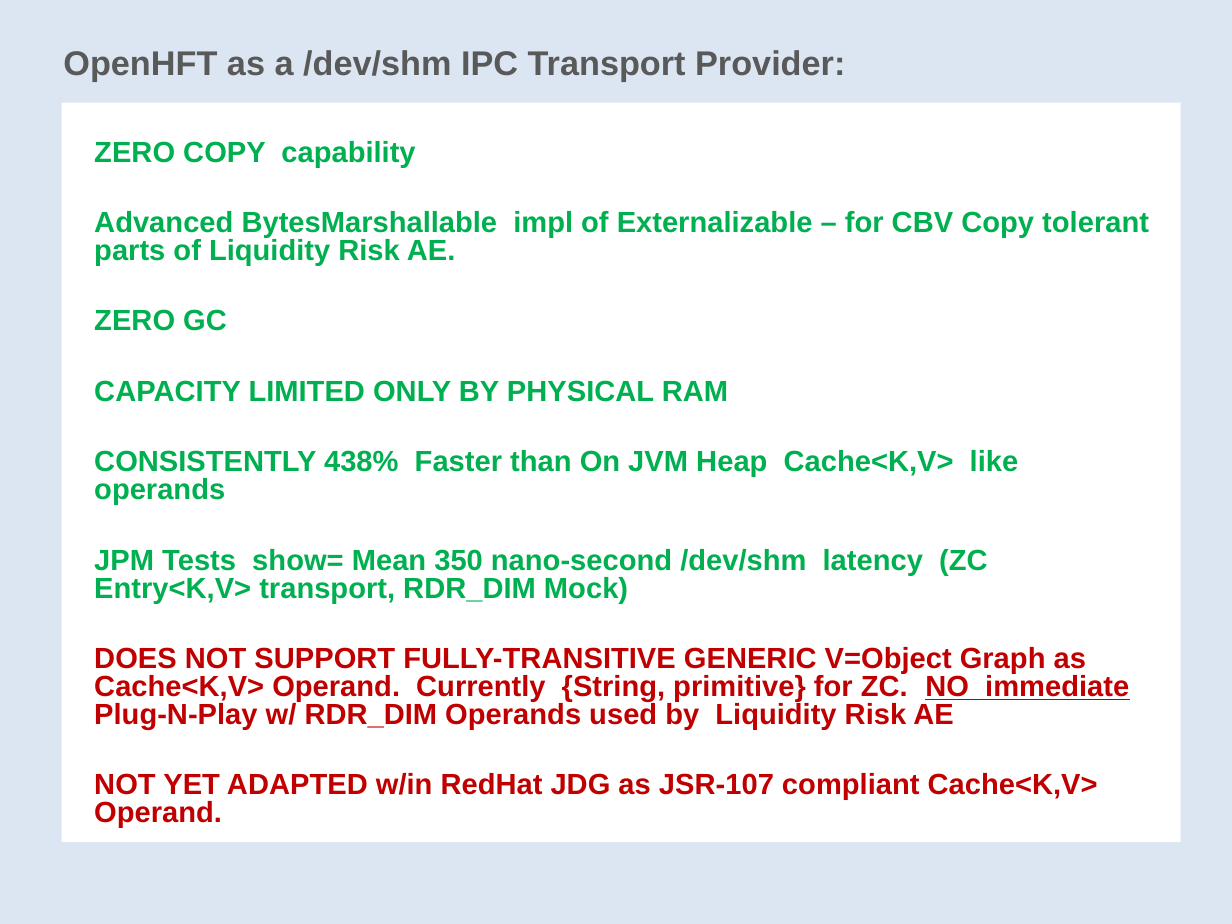
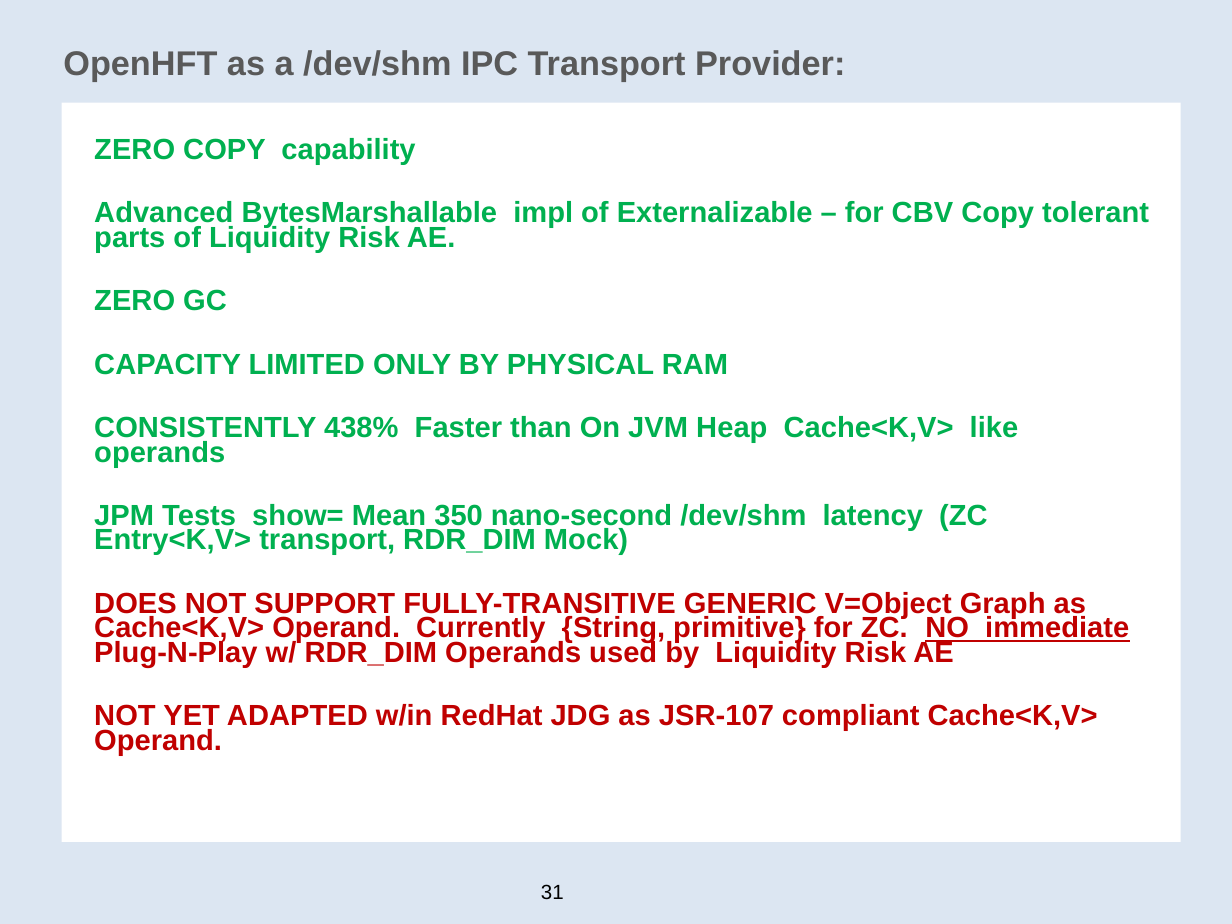
Before and after one commit to Cotton-Ben/OpenHFT, a slide deck: slide 31 of doc/Ben-Peter-Sarah-UPDATED=_HaZelcast-2015-JAN-27_PRES.ppt. Drawn at 1232x924 pixels with LibreOffice and Linux fonts; fonts in the diff are those of the drawing; background and template pictures are left out. Boxes give left, top, right and bottom in pixels: in the first picture for what was removed or moved away, otherwise in the second. Text is boxed around its words. In the diff, an @@ line names an element or a change of style, - is before the commit and + after.

```diff
--- a/doc/Ben-Peter-Sarah-UPDATED=_HaZelcast-2015-JAN-27_PRES.ppt
+++ b/doc/Ben-Peter-Sarah-UPDATED=_HaZelcast-2015-JAN-27_PRES.ppt
@@ text "ZERO COPY capability" at (94,138,1149,755): line spacing 0.8 to 0.7 @@
@@ text added at (541,884,564,900), 12 pt, text #000000 @@
+31
```
Also in this commit, not shown: 34 other slides changed, 2 slides added, 2 slides removed.
